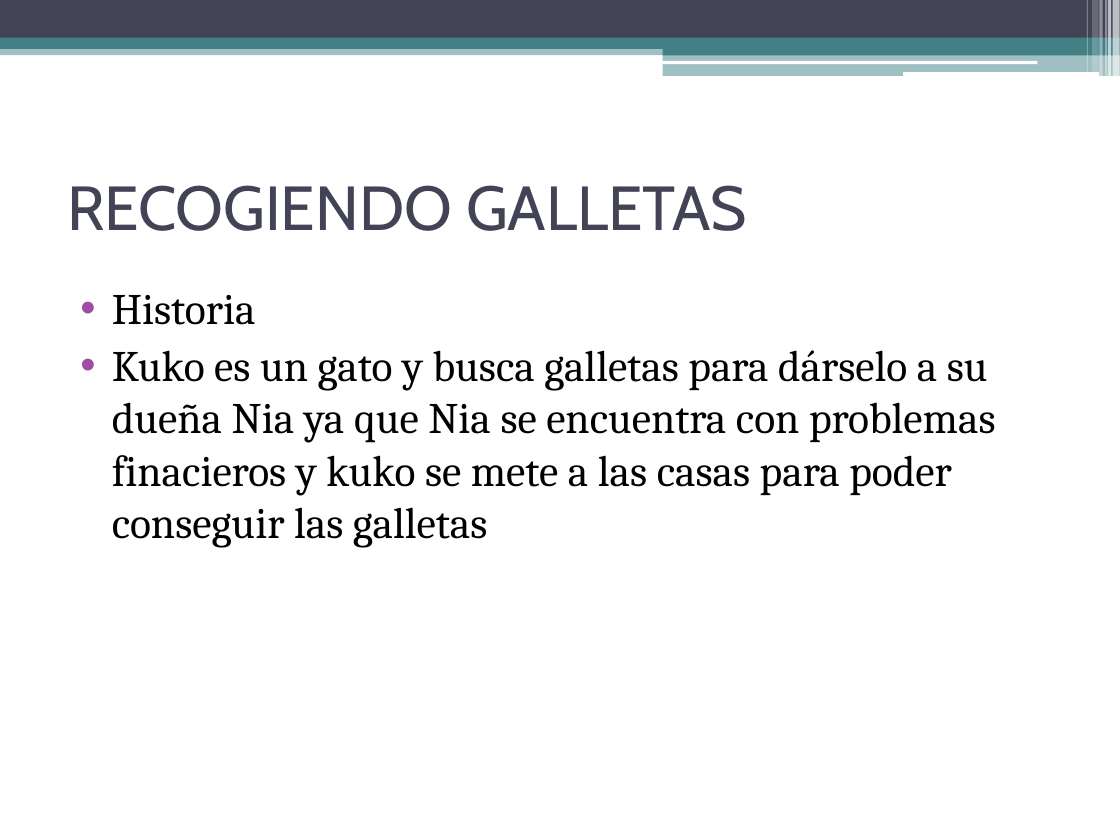
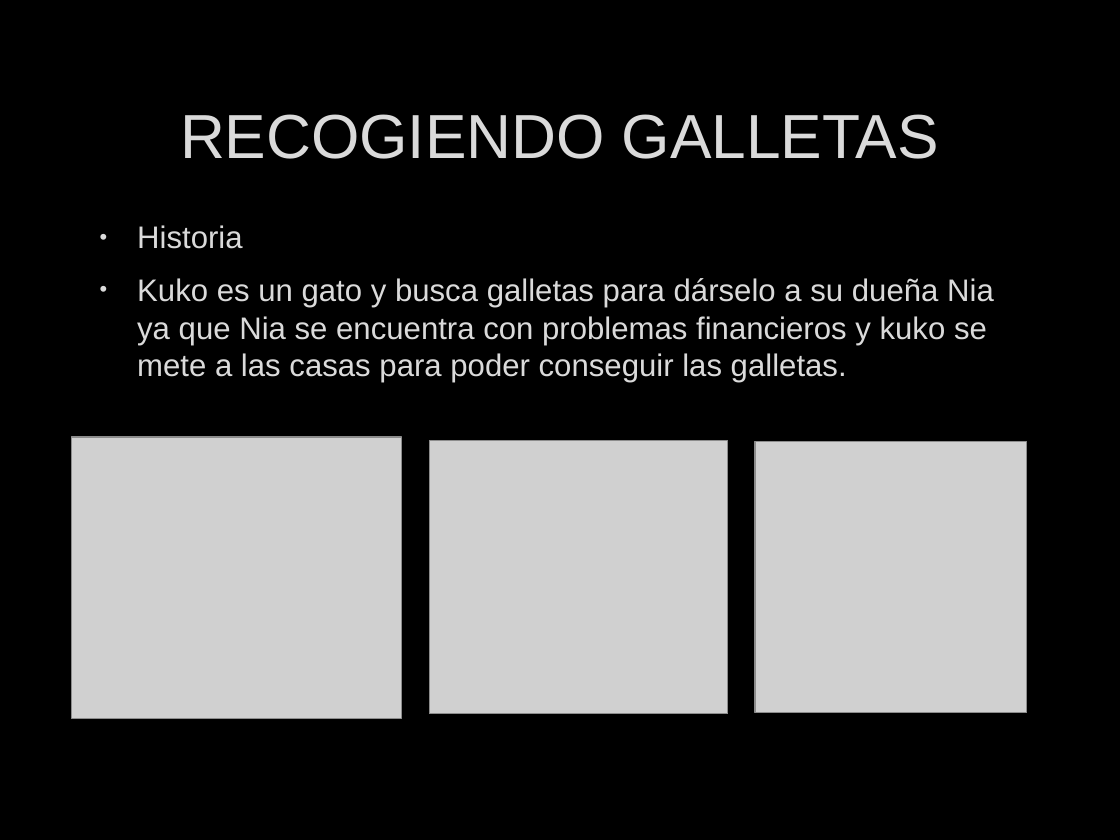
Before and after one commit to Elloko213/ProyectoJuegoGG, a slide deck: slide 2 of Recogiendo Galletas.pptx. Drawn at 1120x840 pixels with LibreOffice and Linux fonts; fonts in the diff are those of the drawing; grey boxes stand for pictures; background and template pictures are left out. Boxes give left, top, right and bottom in pixels: in the first picture for what was removed or moved away, otherwise in the second. Text is boxed around its words. In the diff, an @@ line names an element or a change of style, - is before the commit and + after.

Commit message:
powerpoint

```diff
--- a/Recogiendo Galletas.pptx
+++ b/Recogiendo Galletas.pptx
@@ background #FFFFFF to picture (left out) @@
@@ rectangle removed at (0,0,1120,38) @@
@@ rectangle removed at (1086,0,1088,72) @@
@@ rectangle removed at (1092,0,1099,72) @@
@@ rectangle removed at (1100,0,1103,76) @@
@@ rectangle removed at (1105,0,1107,76) @@
@@ rectangle removed at (1108,0,1111,76) @@
@@ rectangle removed at (1113,0,1120,76) @@
@@ rectangle removed at (0,45,1120,55) @@
@@ rectangle removed at (0,38,1120,49) @@
@@ rectangle removed at (663,44,1120,55) @@
@@ rectangle removed at (663,54,1120,76) @@
@@ title "RECOGIENDO GALLETAS": place and size @@
-title "RECOGIENDO GALLETAS" at (67,185,747,231)
+title "RECOGIENDO GALLETAS" at (180,114,939,159)
@@ title "RECOGIENDO GALLETAS" at (180,114,939,159): font Cabin to Arial, text colour #424456 to #DADADA, letter outline none to #404040 0.75 pt; alignment left to centre @@
@@ rounded rectangle removed at (662,60,1037,64) @@
@@ rounded rectangle removed at (903,72,1099,76) @@
@@ text "Historia": place and size @@
-text "Historia" at (112,295,996,548)
+text "Historia" at (137,225,994,382)
@@ text at (137,225,243,249): size 28 to 20 pt, font Cambria to Arial, text colour #000000 to #DADADA, letter outline none to #404040 0.75 pt in "Historia"; indent changed; more space between paragraphs; bullet colour #A04DA3 to #DADADA @@
@@ text at (137,278,994,382): text changed; size 28 to 20 pt; font Cambria to Arial; text colour #000000 to #DADADA @@
-• Kuko es un gato y busca galletas para dárselo a su dueña Nia ya que Nia se encuentra con problemas finacieros y kuko se mete a las casas para poder conseguir las galletas
+• Kuko es un gato y busca galletas para dárselo a su dueña Nia ya que Nia se encuentra con problemas financieros y kuko se mete a las casas para poder conseguir las galletas.
@@ picture added at (72,437,402,718) @@
@@ picture added at (429,440,728,713) @@
@@ picture added at (755,441,1027,713) @@
```
Also in this commit, not shown: 4 other slides changed, 10 slides added.
